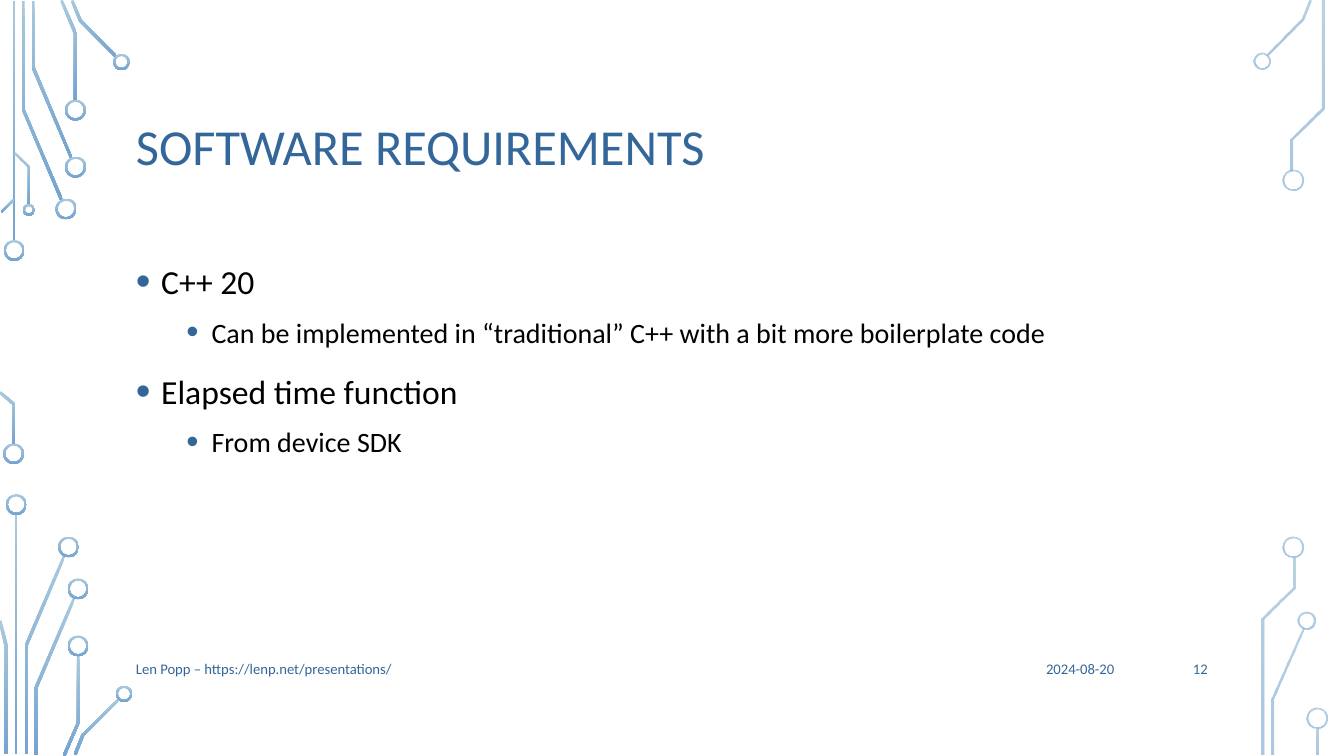
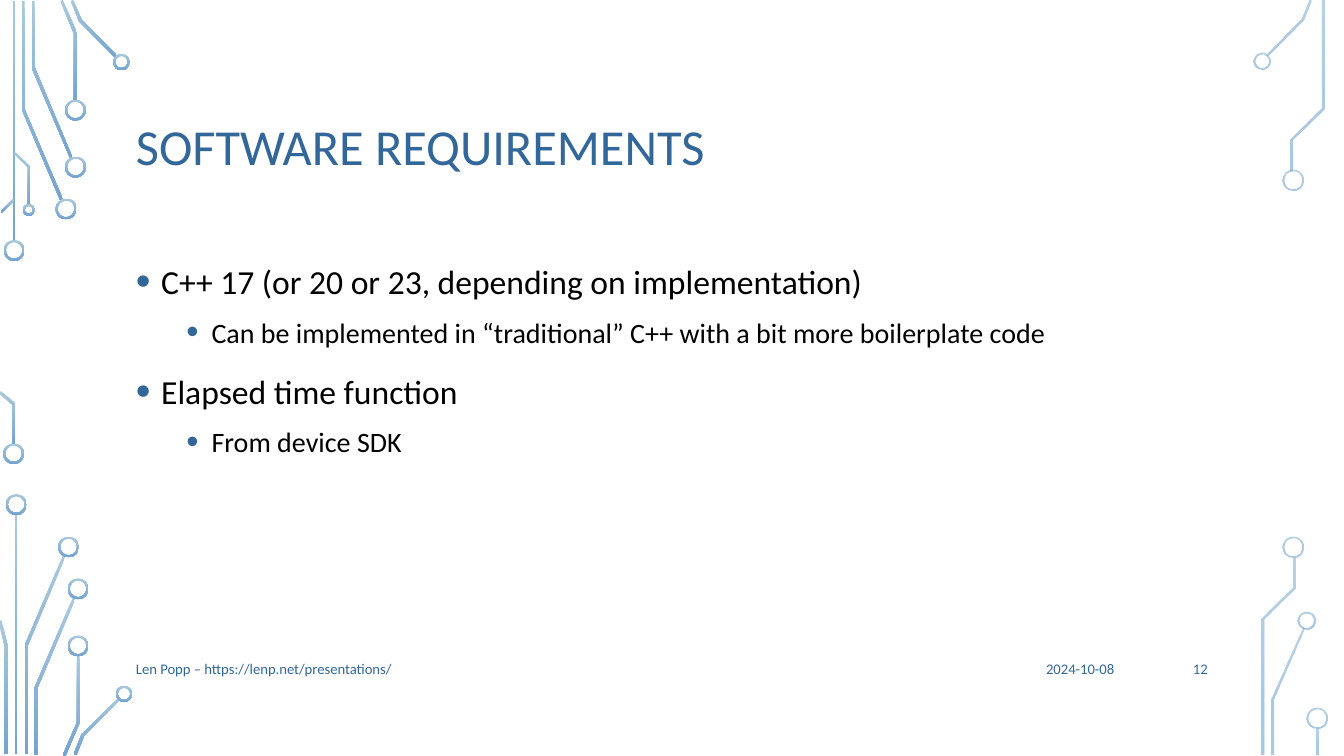
Before and after one commit to Len42/presentations, a slide deck: slide 12 of TaskScheduler/TaskScheduler.pptx. Drawn at 1344x756 pixels with LibreOffice and Linux fonts; fonts in the diff are those of the drawing; background and template pictures are left out. Boxes give left, top, right and bottom in pixels: in the first picture for what was removed or moved away, otherwise in the second. Text is boxed around its words. In the diff, an @@ line names an element or a change of style, - is before the commit and + after.

```diff
--- a/TaskScheduler/TaskScheduler.pptx
+++ b/TaskScheduler/TaskScheduler.pptx
@@ text at [161, 269, 861, 300]: text changed @@
-• C++ 20
+• C++ 17 (or 20 or 23, depending on implementation)
@@ text at [1046, 664, 1114, 674]: text changed @@
-2024-08-20
+2024-10-08
```
Also in this commit, not shown: 22 other slides changed, 1 slide removed, 1 other file.
